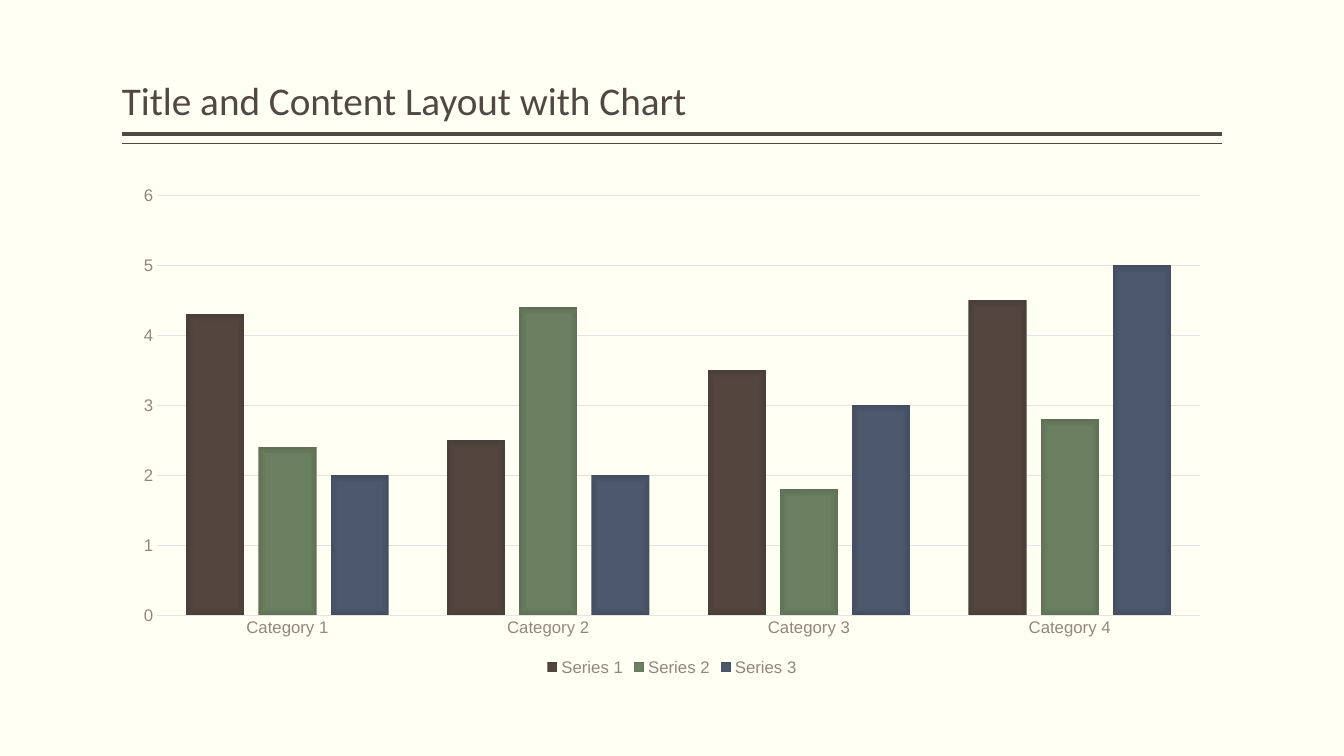
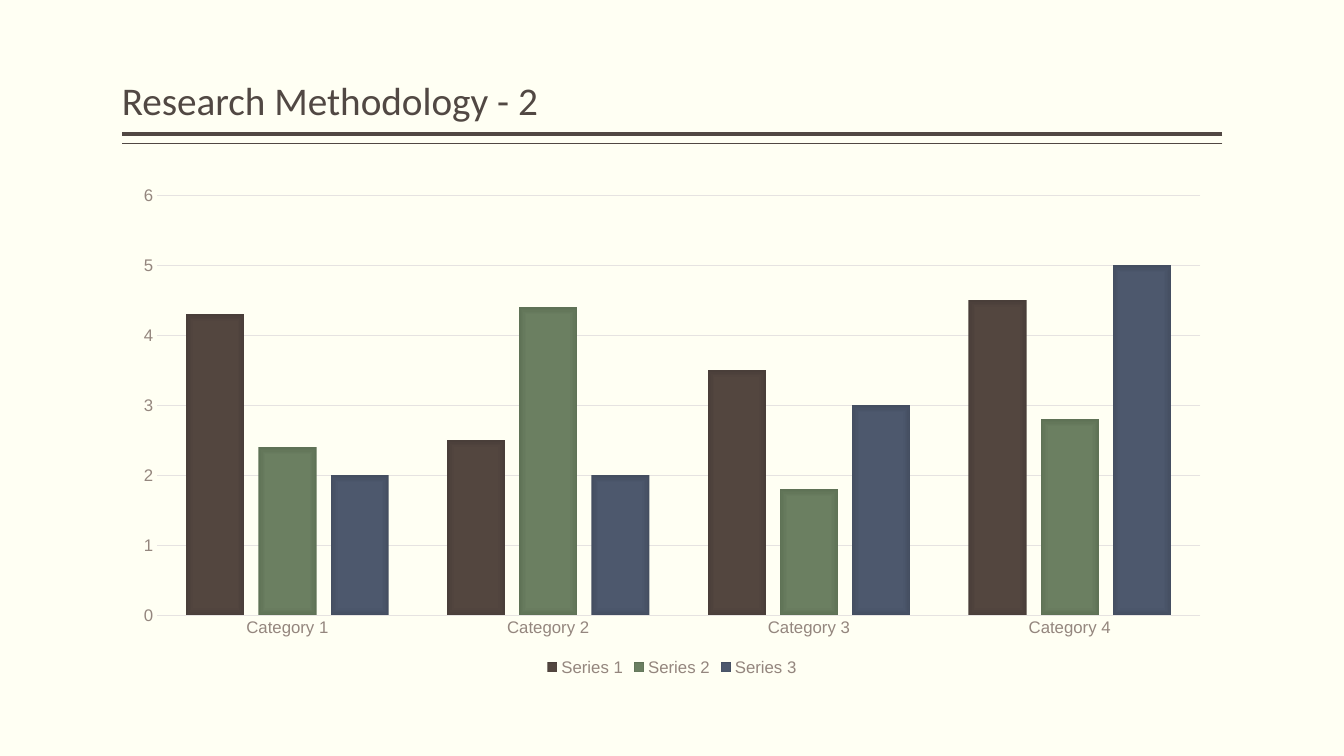
Before and after one commit to JackDaedalus/Sci-Research, a slide deck: slide 6 of PPT/My Topic CC Fraud cf v1-0 120222.pptx (slide 3 before the commit). Drawn at 1344x756 pixels with LibreOffice and Linux fonts; fonts in the diff are those of the drawing. Boxes give left, top, right and bottom in pixels: in the first picture for what was removed or moved away, otherwise in the second. Text is boxed around its words. In the diff, an @@ line names an element or a change of style, - is before the commit and + after.

```diff
--- a/PPT/My Topic CC Fraud cf v1-0 120222.pptx
+++ b/PPT/My Topic CC Fraud cf v1-0 120222.pptx
@@ title at (122, 87, 538, 122): text changed @@
-Title and Content Layout with Chart
+Research Methodology - 2
```
Also in this commit, not shown: 3 other slides changed, 5 slides added, 8 slides removed, 1 other file.
